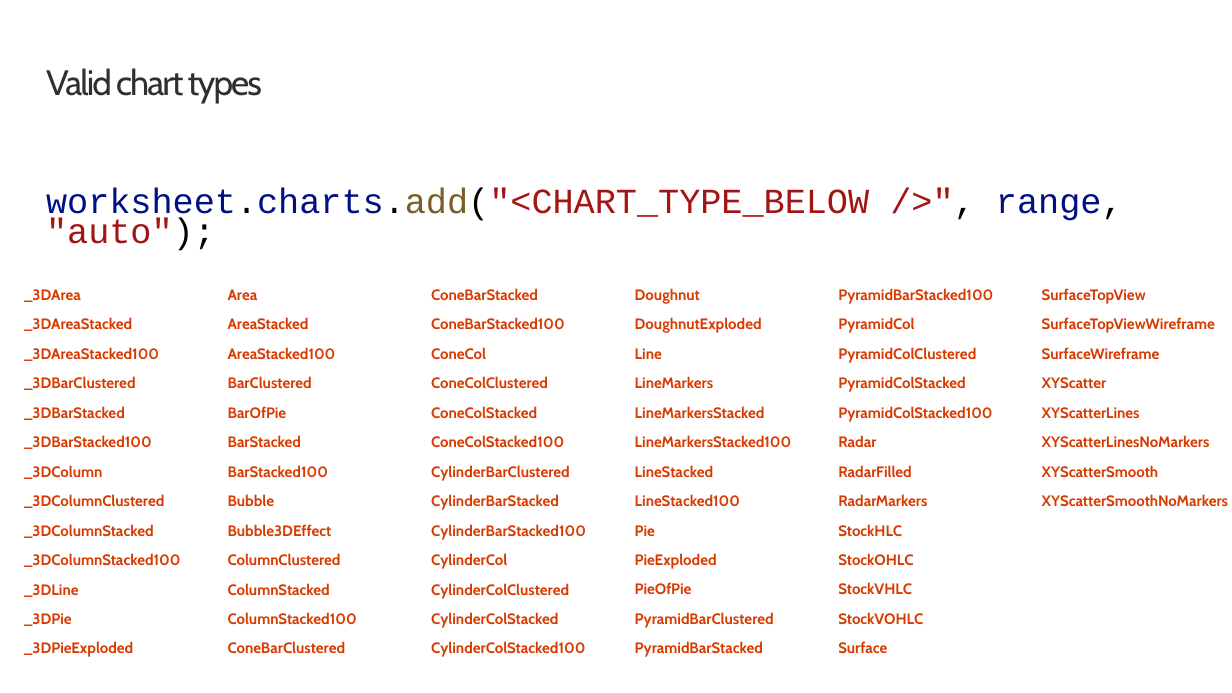
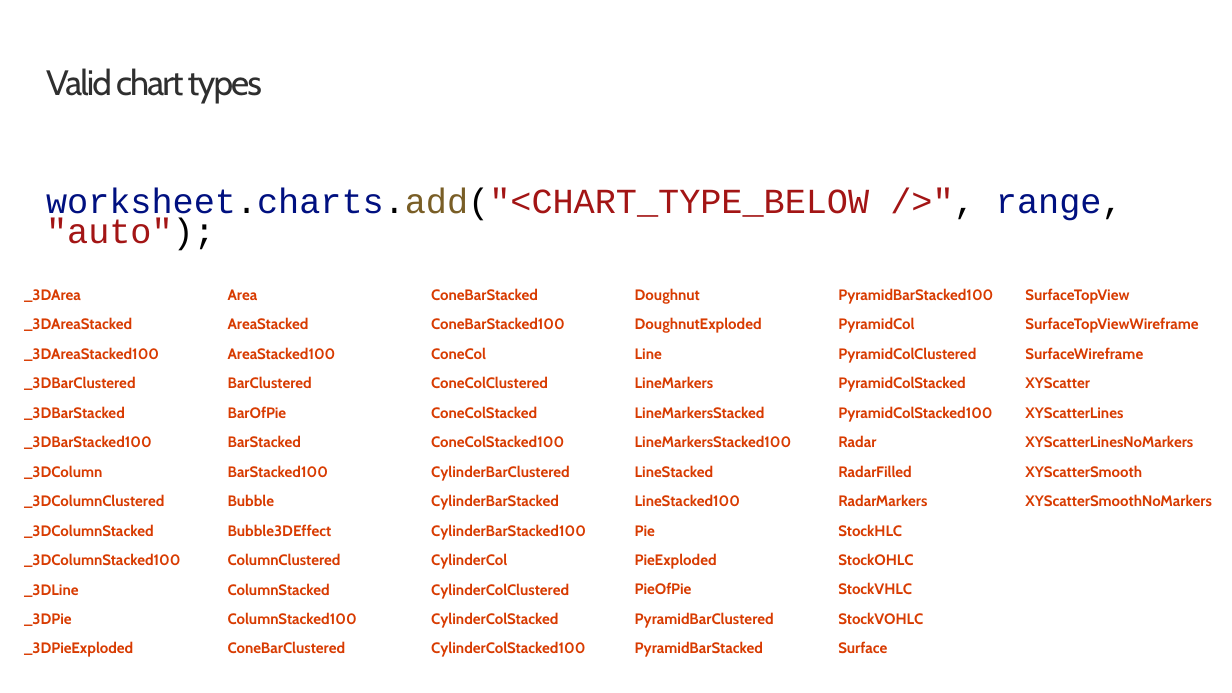
Before and after one commit to OfficeDev/TrainingContent, a slide deck: slide 13 of OfficeAddin/02 Building Add-ins for Microsoft Excel/01 Tables and Charts in Excel Add-ins.pptx. Drawn at 1232x693 pixels with LibreOffice and Linux fonts; fonts in the diff are those of the drawing; background and template pictures are left out. Boxes give left, top, right and bottom in pixels: in the first picture for what was removed or moved away, otherwise in the second. Text is boxed around its words. In the diff, an @@ line names an element or a change of style, - is before the commit and + after.

```diff
--- a/OfficeAddin/02 Building Add-ins for Microsoft Excel/01 Tables and Charts in Excel Add-ins.pptx
+++ b/OfficeAddin/02 Building Add-ins for Microsoft Excel/01 Tables and Charts in Excel Add-ins.pptx
@@ text "SurfaceTopView": place and size @@
-text "SurfaceTopView" at box(1042, 288, 1228, 507)
+text "SurfaceTopView" at box(1025, 288, 1211, 507)
```
Also in this commit, not shown: 8 other slides changed, 41 other files.
